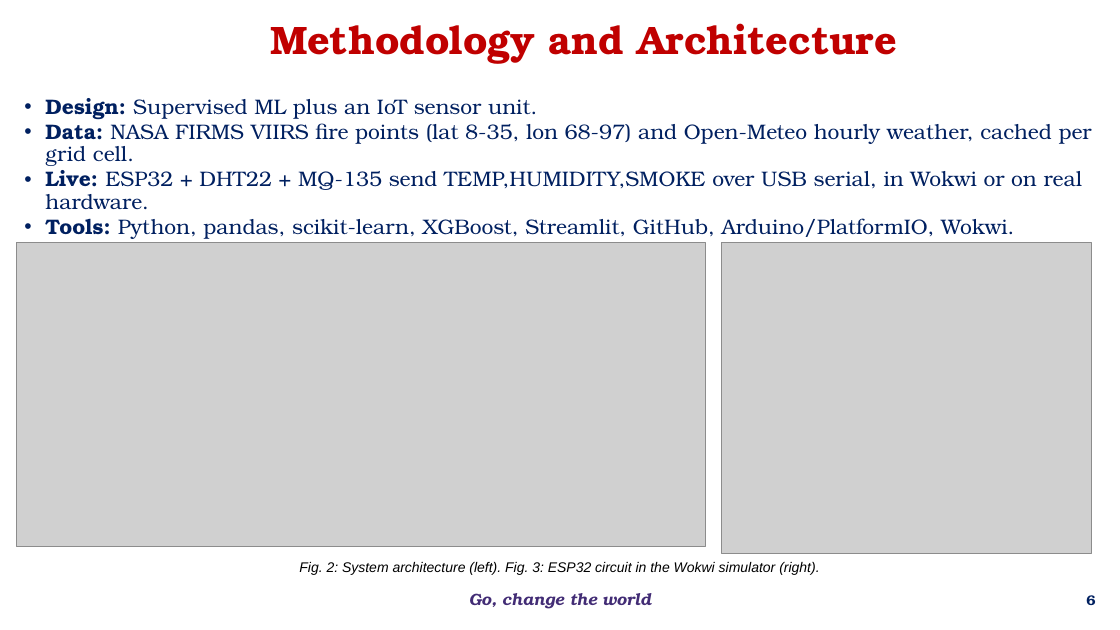
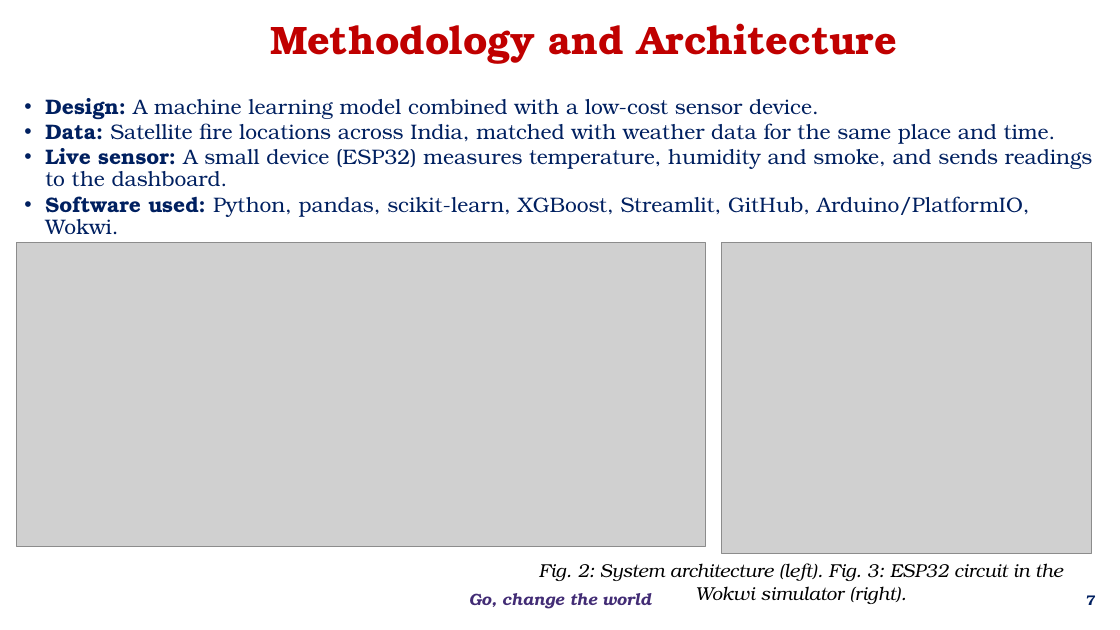
Before and after one commit to bnsama29-cloud/wildfire-estimation-evs, a slide deck: slide 7 of docs/EL_Phase1_Wildfire.pptx (slide 6 before the commit). Drawn at 1120x630 pixels with LibreOffice and Linux fonts; fonts in the diff are those of the drawing; grey boxes stand for pictures; background and template pictures are left out. Boxes give left, top, right and bottom in pixels: in the first picture for what was removed or moved away, otherwise in the second. Text is boxed around its words. In the diff, an @@ line names an element or a change of style, - is before the commit and + after.

```diff
--- a/docs/EL_Phase1_Wildfire.pptx
+++ b/docs/EL_Phase1_Wildfire.pptx
@@ text at box(45, 98, 1093, 234): text changed @@
-• Design: Supervised ML plus an IoT sensor unit.
-• Data: NASA FIRMS VIIRS fire points (lat 8-35, lon 68-97) and Open-Meteo hourly weather, cached per grid cell.
-• Live: ESP32 + DHT22 + MQ-135 send TEMP,HUMIDITY,SMOKE over USB serial, in Wokwi or on real hardware.
-• Tools: Python, pandas, scikit-learn, XGBoost, Streamlit, GitHub, Arduino/PlatformIO, Wokwi.
+• Design: A machine learning model combined with a low-cost sensor device.
+• Data: Satellite fire locations across India, matched with weather data for the same place and time.
+• Live sensor: A small device (ESP32) measures temperature, humidity and smoke, and sends readings to the dashboard.
+• Software used: Python, pandas, scikit-learn, XGBoost, Streamlit, GitHub, Arduino/PlatformIO, Wokwi.
@@ text "Fig. 2: System architecture (left). ...": place and size @@
-text "Fig. 2: System architecture (left). ..." at box(299, 562, 819, 575)
+text "Fig. 2: System architecture (left). ..." at box(539, 563, 1063, 604)
@@ text "Fig. 2: System architecture (left). ..." at box(539, 563, 1063, 604): size 12 to 16 pt, font Arial to TeX Gyre Bonum @@
@@ page number at box(1086, 595, 1095, 605): text changed @@
-6
+7
```
Also in this commit, not shown: 11 other slides changed, 2 slides added.
